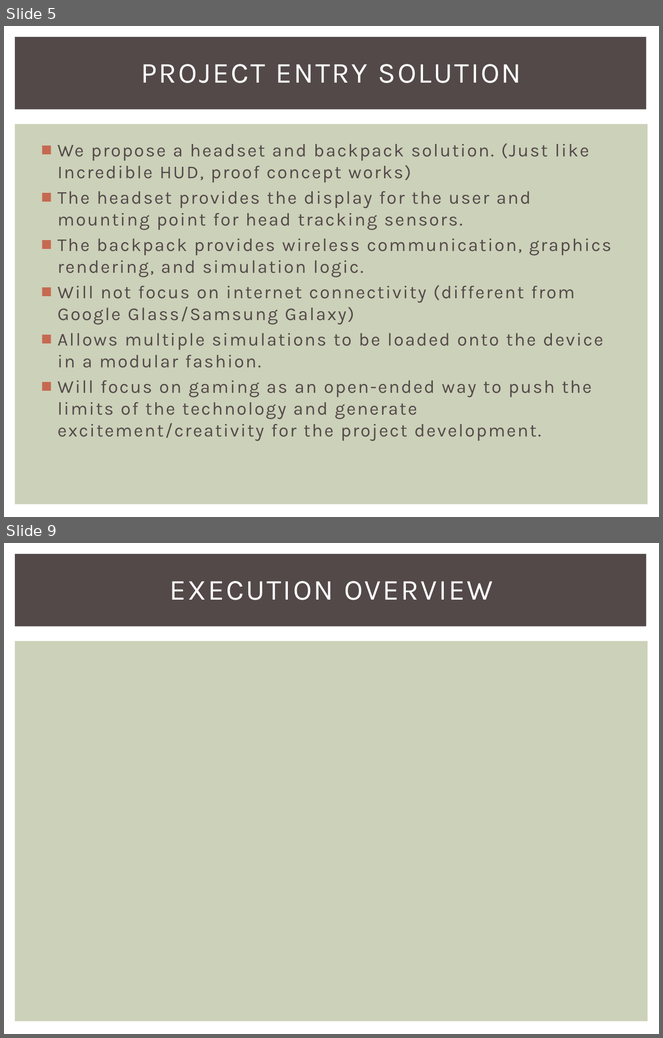
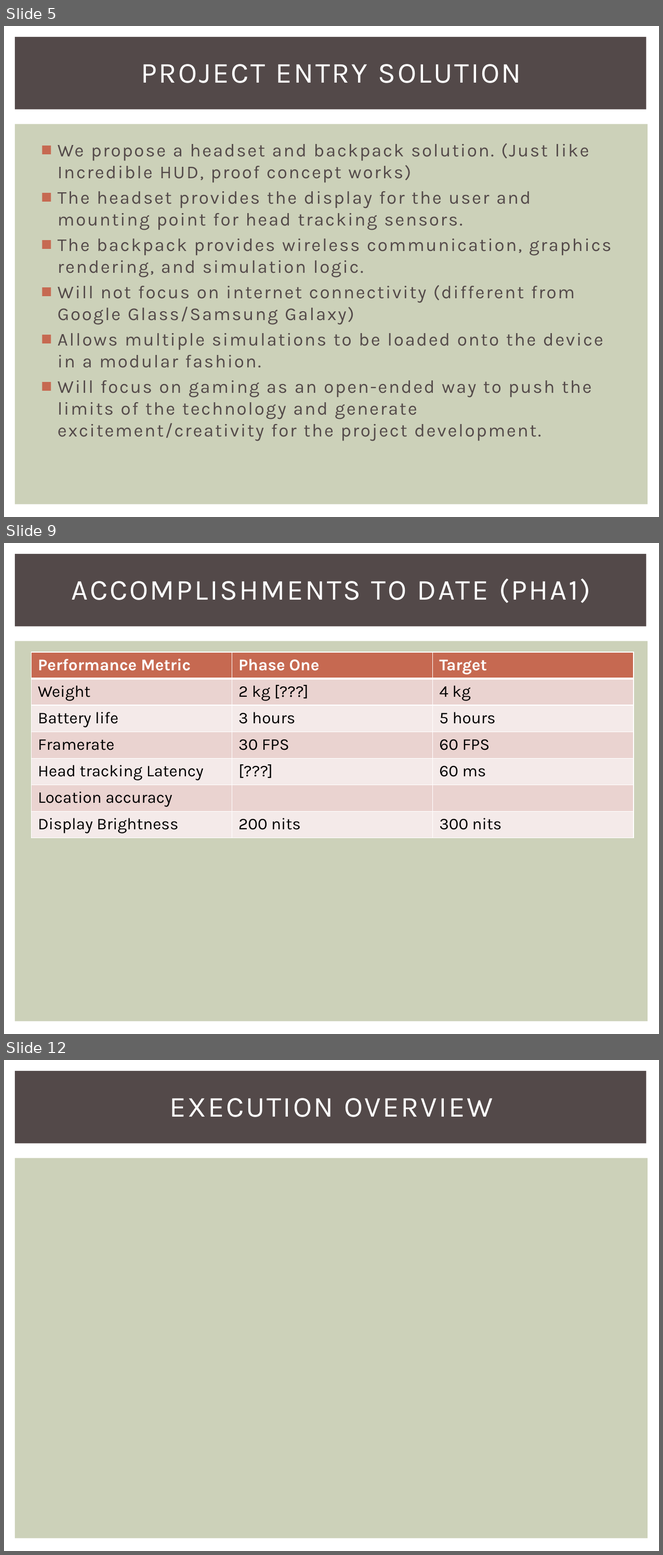
Before and after one commit to snowpuppy/augreality, a slide deck: doc/AugRealityMidReview.pptx. Shown one above the other, each under a label of ours: slides 5 and 9 before the commit, slides 5, 9 and 12 after it; the slides between them are not shown. The pictures are 663x1038 and 663x1555 pixels, drawn with LibreOffice and Linux fonts; fonts in the diff are those of the drawing. Boxes give left, top, right and bottom in pixels: in the first picture for what was removed or moved away, otherwise in the second. Text is boxed around its words. In the diff, an @@ line names an element or a change of style, - is before the commit and + after.

```diff
--- a/doc/AugRealityMidReview.pptx
+++ b/doc/AugRealityMidReview.pptx
@@ slide 9 added at [4, 543, 659, 1034], background #FFFFFF; not listed: 2 template elements that a slide beside it also shows @@
@@ title added at [72, 578, 591, 603], 32 pt, text #FFFFFF @@
+ACCOMPLISHMENTS TO DATE (PHA1)
@@ table added at [32, 652, 633, 838], 7 rows, 3 columns @@
+Performance Metric | Phase One | Target
+Weight | 2 kg [???] | 4 kg
+Battery life | 3 hours | 5 hours
+Framerate | 30 FPS | 60 FPS
+Head tracking Latency | [???] | 60 ms
+Location accuracy |  | 
+Display Brightness | 200 nits | 300 nits
@@ what was slide 9 is now slide 12 @@
```
Also in this commit, not shown: 4 slides changed, 4 other slides added, 2 slides removed, 9 other files.
